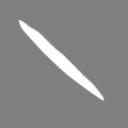
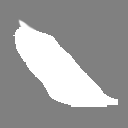
Layer changes from the first 128 x 128 image to the second:
added layer "Layer 2" above "Layer 1" over <box>13,27,118,107</box>
